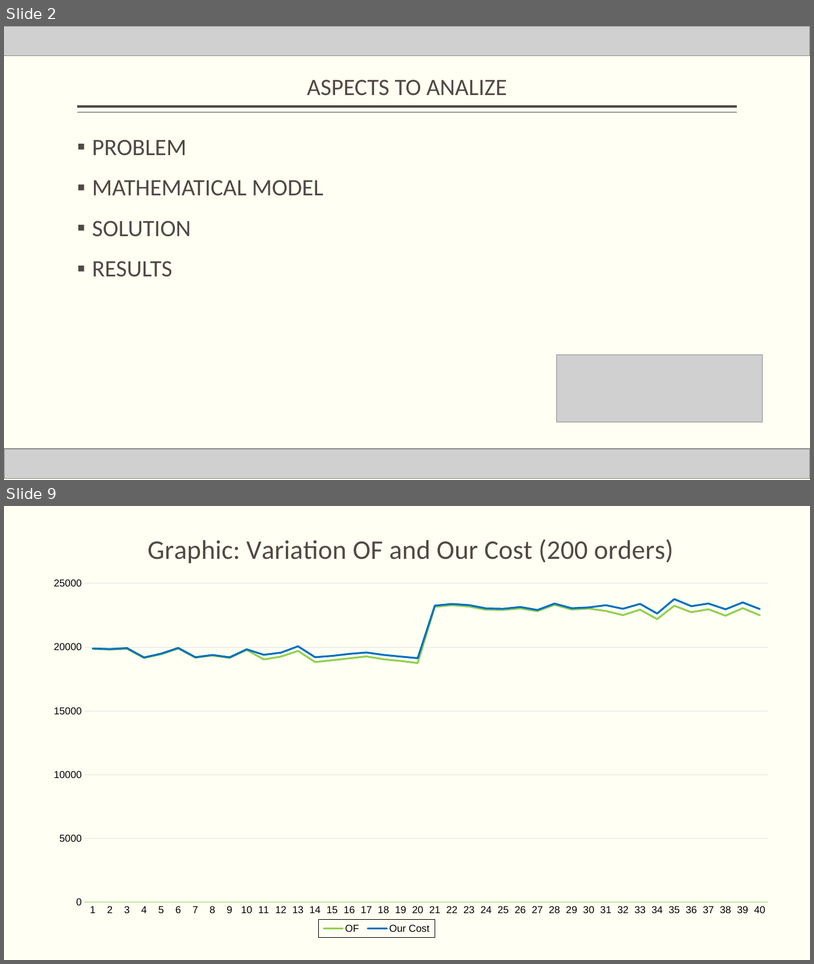
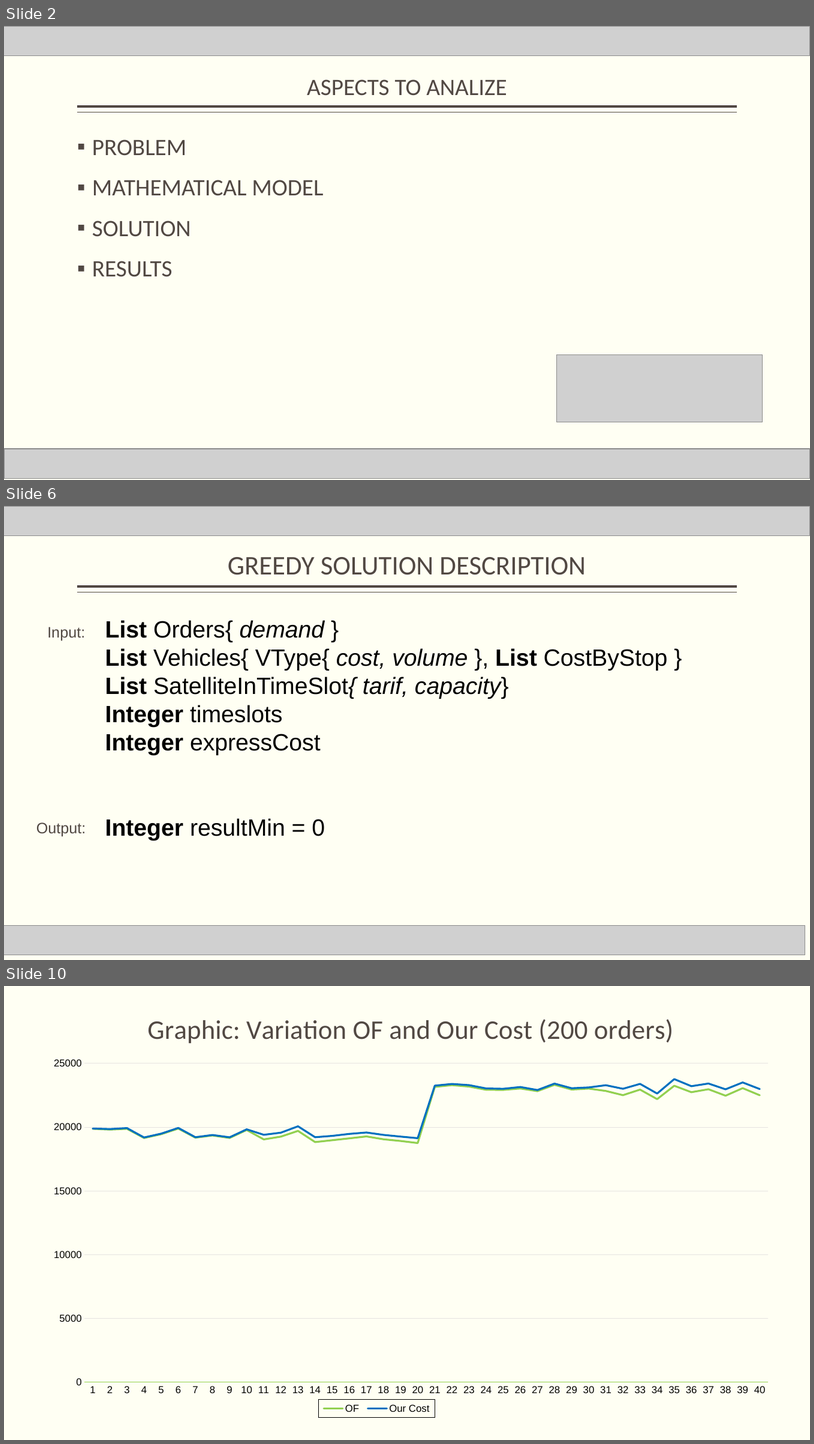
Before and after one commit to averanes/BinPackingProblem, a slide deck: bpdmo_greedy.pptx. Shown one above the other, each under a label of ours: slides 2 and 9 before the commit, slides 2, 6 and 10 after it; the slides between them are not shown. The pictures are 814x964 and 814x1444 pixels, drawn with LibreOffice and Linux fonts; fonts in the diff are those of the drawing; grey boxes stand for pictures. Boxes give left, top, right and bottom in pixels: in the first picture for what was removed or moved away, otherwise in the second. Text is boxed around its words. In the diff, an @@ line names an element or a change of style, - is before the commit and + after.

```diff
--- a/bpdmo_greedy.pptx
+++ b/bpdmo_greedy.pptx
@@ slide 6 added at [4, 506, 810, 960], background #FFFFF3; not listed: 2 template elements that a slide beside it also shows @@
@@ picture added at [4, 506, 810, 535] @@
@@ title added at [228, 557, 586, 575], 32 pt, text #514843 @@
+GREEDY SOLUTION DESCRIPTION
@@ text added at [47, 627, 85, 641], 18 pt, text #514843 @@
+Input:
@@ text added at [105, 620, 668, 840], 28 pt, text #000000 @@
+List Orders{ demand }
+List Vehicles{ VType{ cost, volume }, List CostByStop }
+List SatelliteInTimeSlot{ tarif, capacity}
+Integer timeslots
+Integer expressCost
+Integer resultMin = 0
@@ text added at [36, 822, 86, 836], 18 pt, text #514843 @@
+Output:
@@ picture added at [4, 925, 806, 955] @@
@@ what was slide 9 is now slide 10 @@
```
Also in this commit, not shown: 3 slides changed, 2 other slides added, 2 slides removed.
